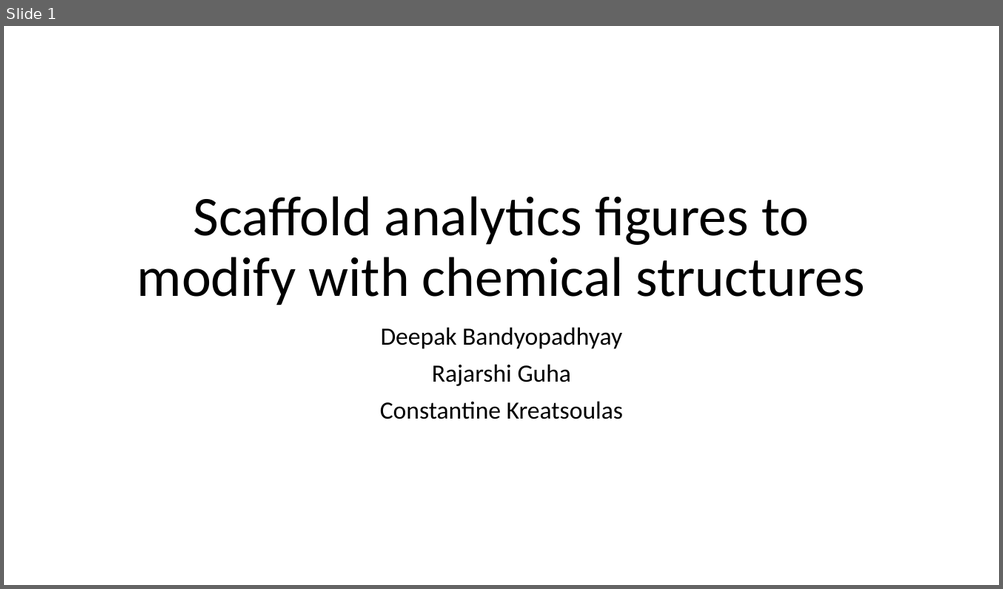
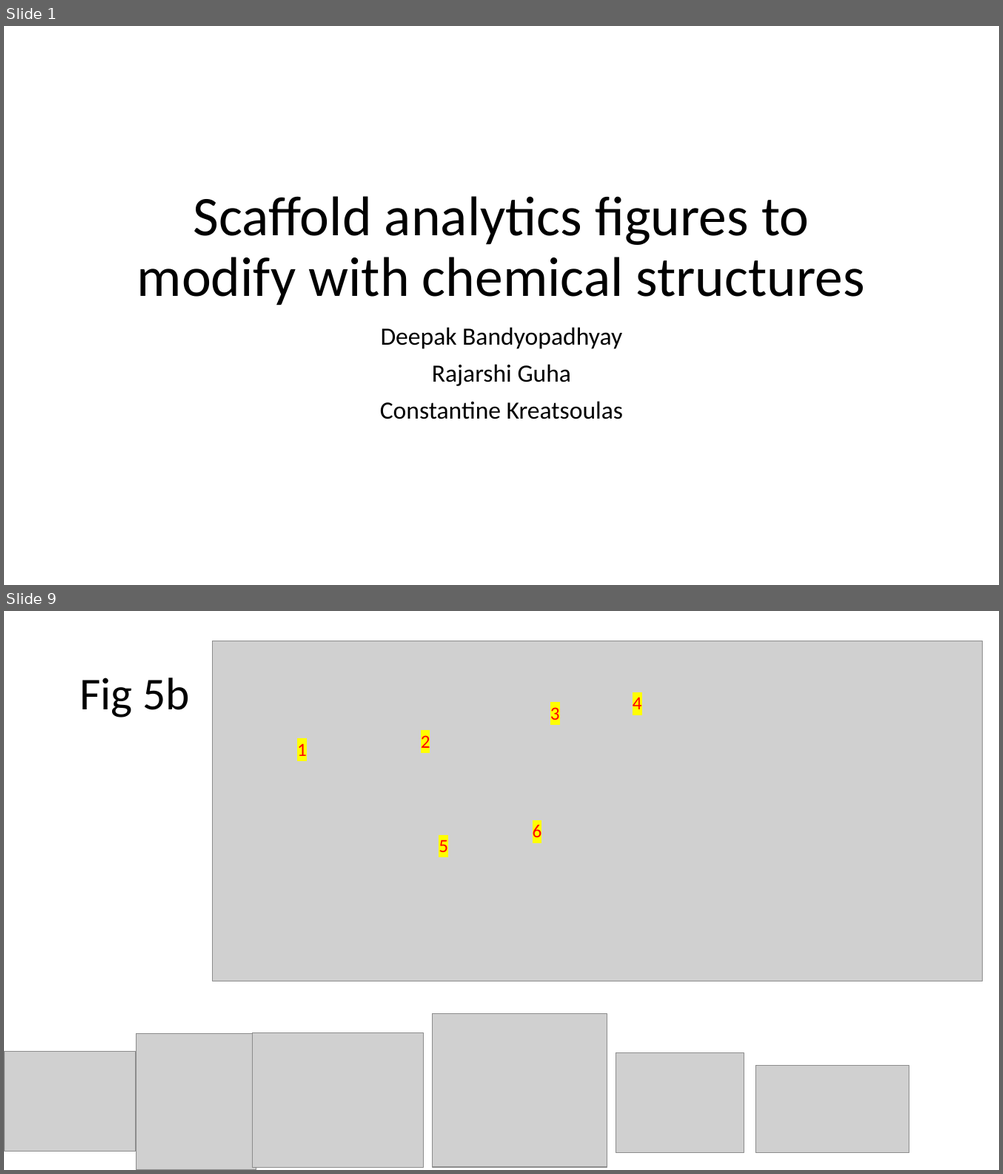
Before and after one commit to ncats/scaffoldanalytics, a slide deck: pres/Scaffold analytics figures to modify with chemical structures.pptx. Shown one above the other, each under a label of ours: slide 1 before the commit, slides 1 and 9 after it; the slides between them are not shown. The pictures are 1003x589 and 1003x1174 pixels, drawn with LibreOffice and Linux fonts; fonts in the diff are those of the drawing; grey boxes stand for pictures. Boxes give left, top, right and bottom in pixels: in the first picture for what was removed or moved away, otherwise in the second. Text is boxed around its words. In the diff, an @@ line names an element or a change of style, - is before the commit and + after.

```diff
--- a/pres/Scaffold analytics figures to modify with chemical structures.pptx
+++ b/pres/Scaffold analytics figures to modify with chemical structures.pptx
@@ slide 9 added at [4,611,999,1170], background #FFFFFF @@
@@ picture added at [212,641,982,981] @@
@@ title added at [79,678,190,718], 44 pt, text #000000 @@
+Fig 5b
@@ text added at [632,697,642,709], 18 pt, text #FF0000 @@
+4
@@ text added at [550,707,560,720], 18 pt, text #FF0000 @@
+3
@@ text added at [297,743,307,756], 18 pt, text #FF0000 @@
+1
@@ text added at [421,732,430,752], 18 pt, text #FF0000 @@
+2
@@ text added at [532,823,542,843], 18 pt, text #FF0000 @@
+6
@@ text added at [438,840,448,852], 18 pt, text #FF0000 @@
+5
@@ picture added at [432,1014,607,1167] @@
@@ picture added at [5,1052,136,1152] @@
@@ picture added at [136,1034,256,1170] @@
@@ picture added at [253,1034,424,1167] @@
@@ picture added at [616,1054,743,1153] @@
@@ picture added at [755,1066,909,1153] @@
```
Also in this commit, not shown: 5 slides changed, 8 other slides added, 4 slides removed, 7 other files.
